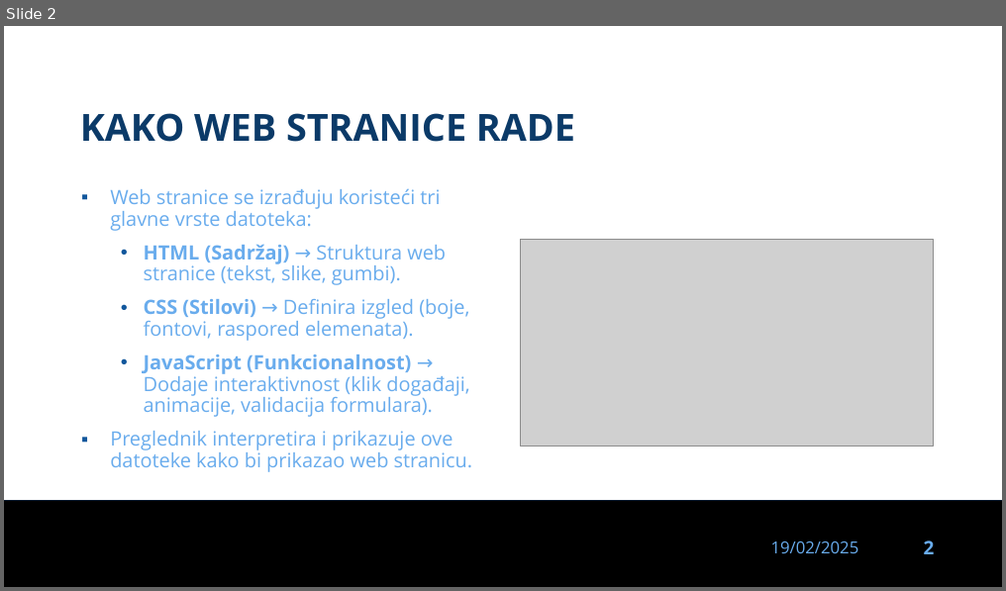
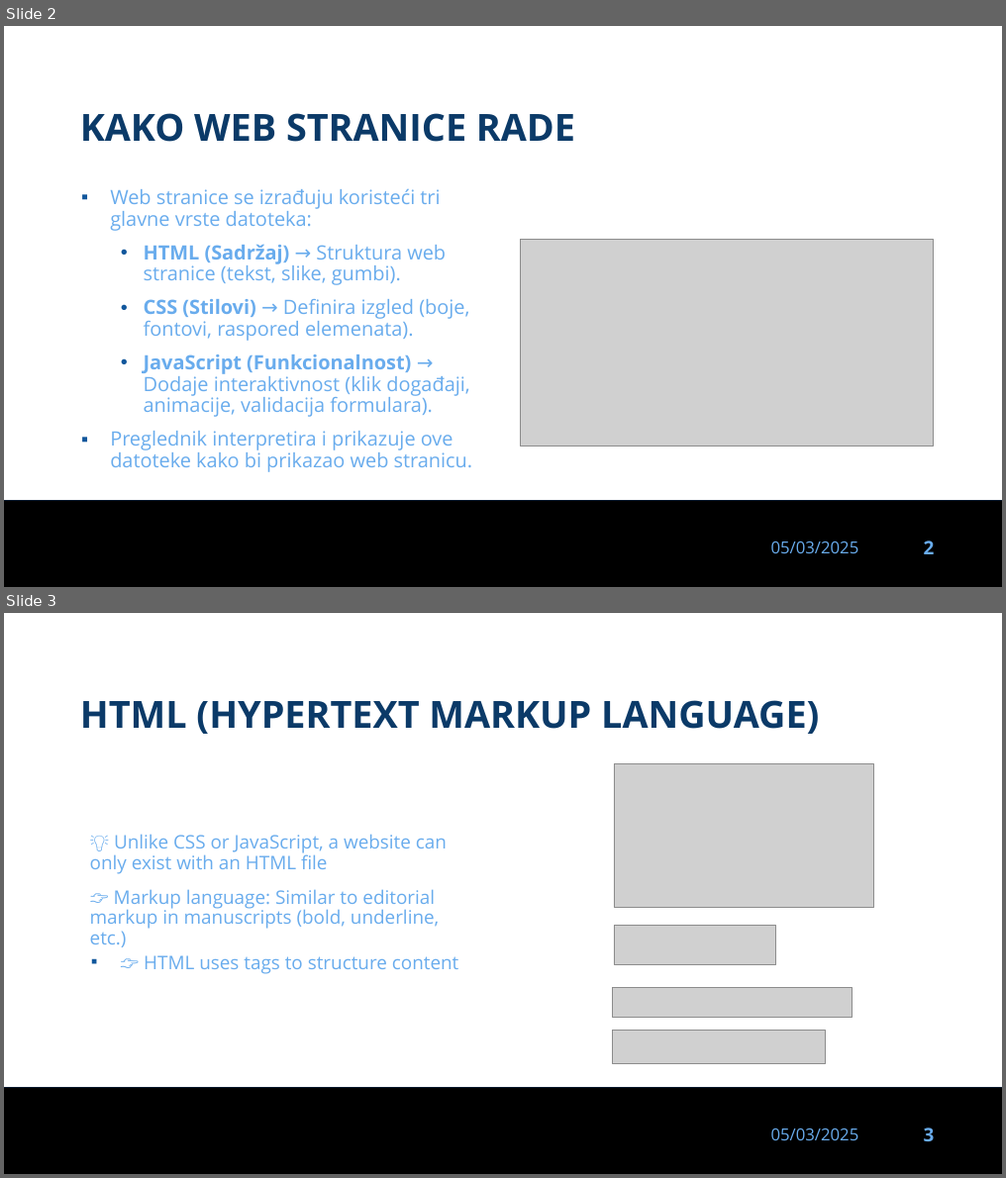
Before and after one commit to dinoDuvnjak/CTK, a slide deck: Bootcamp/html-uvod/html-uvod.pptx. Shown one above the other, each under a label of ours: slide 2 before the commit, slides 2 and 3 after it. The pictures are 1006x591 and 1006x1178 pixels, drawn with LibreOffice and Linux fonts; fonts in the diff are those of the drawing; grey boxes stand for pictures; background and template pictures are left out. Boxes give left, top, right and bottom in pixels: in the first picture for what was removed or moved away, otherwise in the second. Text is boxed around its words. In the diff, an @@ line names an element or a change of style, - is before the commit and + after.

Commit message:
shift4it html draft 1

```diff
--- a/Bootcamp/html-uvod/html-uvod.pptx
+++ b/Bootcamp/html-uvod/html-uvod.pptx
@@ slide 3 added at (4,613,1002,1174), background #FFFFFF; not listed: 3 template elements that a slide beside it also shows @@
@@ title added at (80,700,819,734), 36 pt, text #0B3A68, bold @@
+HTML (HYPERTEXT MARKUP LANGUAGE)
@@ picture added at (614,764,874,908) @@
@@ text added at (90,834,459,974), 18 pt, text #69ACED @@
+▪ 💡 Unlike CSS or JavaScript, a website can only exist with an HTML file
+  👉 Markup language: Similar to editorial markup in manuscripts (bold, underline, etc.)
+  👉 HTML uses tags to structure content
@@ picture added at (614,925,776,964) @@
@@ picture added at (613,988,852,1018) @@
@@ picture added at (613,1030,826,1064) @@
@@ slide 2 changed as well @@
@@ text at (771,542,859,554): text changed @@
-19/02/2025
+05/03/2025
```
Also in this commit, not shown: 12 other slides changed, 13 other slides added, 17 slides removed, 16 other files.
